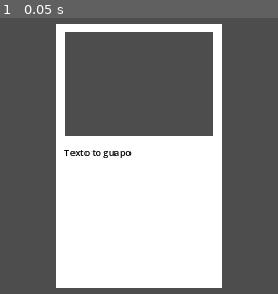
Above: before the commit, frame 1.
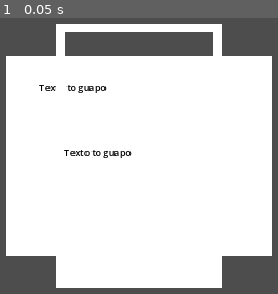
Above: after the commit, the same moment.

Repository: marmaestro/anima-vlc-7
Game: Godot game, scene res://scenes/mundo.tscn
The game is run twice, just before and just after one commit, with the same random seed, the same clock (stepped at 60 frames per second) and the same inputs.
Inputs:
- Up to frame 1 (0.05 s): no input

The runs differ from the first frame. In frame 1, 41% of the frame differs, in the area x 2-98%, y 13-87%.

Commit message:
He movido los placeholders a una carpeta

Diff:
--- a/aima-vlc-7/scenes/mundo.tscn
+++ b/aima-vlc-7/scenes/mundo.tscn
@@ -1,8 +1,8 @@
 [gd_scene load_steps=5 format=3 uid="uid://desl3ix1lirpt"]
 
-[ext_resource type="Texture2D" uid="uid://covywg463liuk" path="res://sprites/blank.png" id="1_uob8d"]
+[ext_resource type="Texture2D" uid="uid://covywg463liuk" path="res://placeholders/blank.png" id="1_uob8d"]
 [ext_resource type="Theme" uid="uid://ci77qser1elpq" path="res://themes-fonts/letter-theme.tres" id="2_kn5up"]
-[ext_resource type="Texture2D" uid="uid://ckt6mn4tvkf08" path="res://sprites/blank-card.png" id="3_fls5y"]
+[ext_resource type="Texture2D" uid="uid://ckt6mn4tvkf08" path="res://placeholders/blank-card.png" id="3_fls5y"]
 
 [sub_resource type="SystemFont" id="SystemFont_1pq6p"]
 
@@ -10,7 +10,6 @@
 
 [node name="Canvas Letter" type="CanvasLayer" parent="."]
 layer = 2
-visible = false
 offset = Vector2(432, 243)
 transform = Transform2D(1, 0, 0, 1, 432, 243)
 
Renamed: aima-vlc-7/sprites/blank-card.png -> aima-vlc-7/placeholders/blank-card.png
Not shown, added: aima-vlc-7/placeholders/blank-card.png.import
Renamed: aima-vlc-7/sprites/blank.png -> aima-vlc-7/placeholders/blank.png
Not shown, changed: aima-vlc-7/placeholders/blank.png.import
Not shown, changed: aima-vlc-7/sprites/birds/AnadeAzulon.png.import
Not shown, added: aima-vlc-7/sprites/birds/GaviotaPatiamarilla.png.import
Not shown, added: aima-vlc-7/sprites/birds/GorrionComun.png.import
Not shown, added: aima-vlc-7/sprites/birds/SerinVerdecillo.png.import
